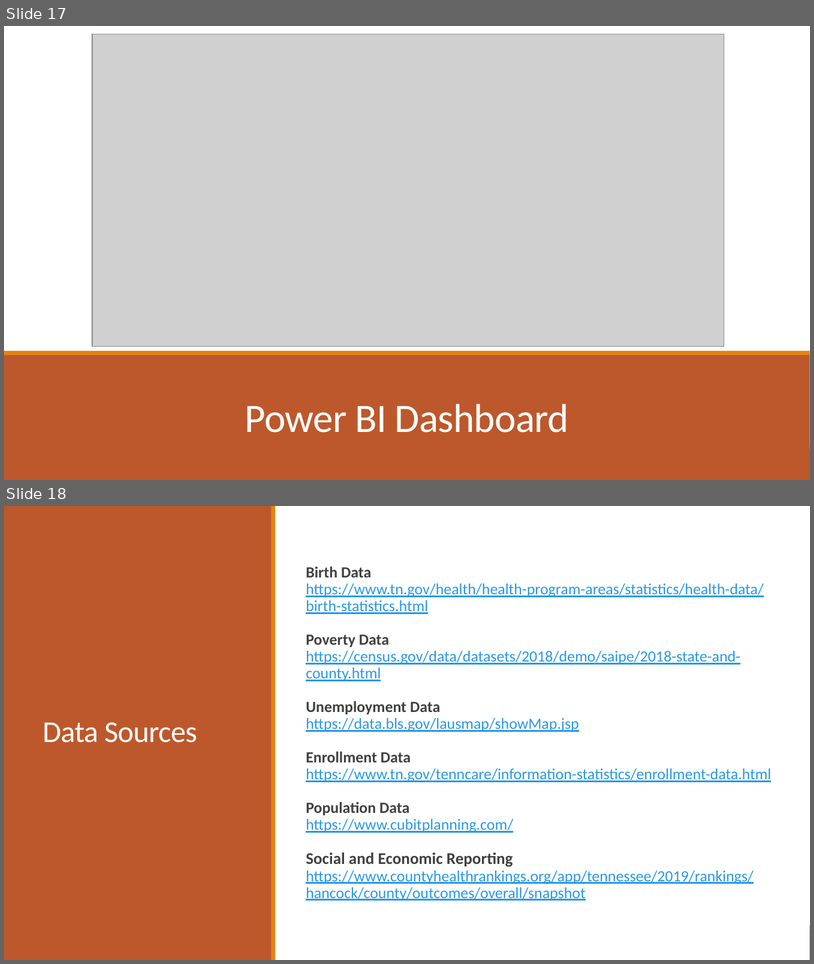
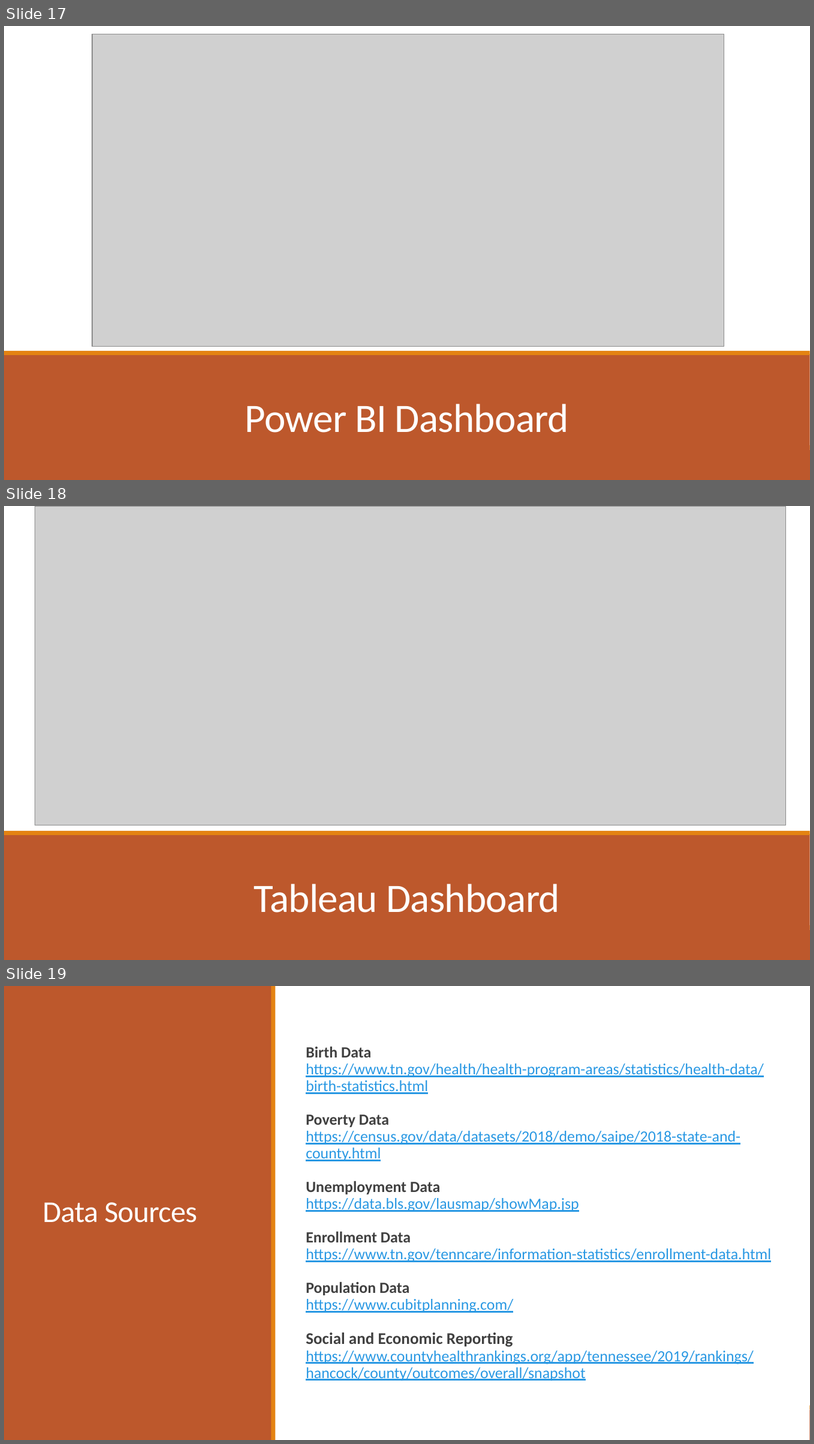
Before and after one commit to bryanclanton/TennCare-Enrollment-Analysis, a slide deck: Impacts_to_TennCare_Presentation.pptx. Shown one above the other, each under a label of ours: slides 17 and 18 before the commit, slides 17, 18 and 19 after it. The pictures are 814x964 and 814x1444 pixels, drawn with LibreOffice and Linux fonts; fonts in the diff are those of the drawing; grey boxes stand for pictures. Boxes give left, top, right and bottom in pixels: in the first picture for what was removed or moved away, otherwise in the second. Text is boxed around its words. In the diff, an @@ line names an element or a change of style, - is before the commit and + after.

```diff
--- a/Impacts_to_TennCare_Presentation.pptx
+++ b/Impacts_to_TennCare_Presentation.pptx
@@ slide 18 added at (4, 506, 810, 960), background #FFFFFF @@
@@ rectangle added at (4, 506, 810, 830), fill #FFFFFF @@
@@ picture added at (35, 506, 786, 825) @@
@@ rectangle added at (4, 834, 810, 960), fill #BD582C @@
@@ rectangle added at (4, 831, 810, 835), fill #E48312 @@
@@ title added at (254, 883, 560, 912), 48 pt, text #FFFFFF @@
+Tableau Dashboard
@@ rectangle added at (4, 930, 810, 960), fill #BD582C @@
@@ rectangle added at (4, 925, 810, 930), fill #E48312 @@
@@ what was slide 18 is now slide 19 @@
```
Also in this commit, not shown: 1 other file.
